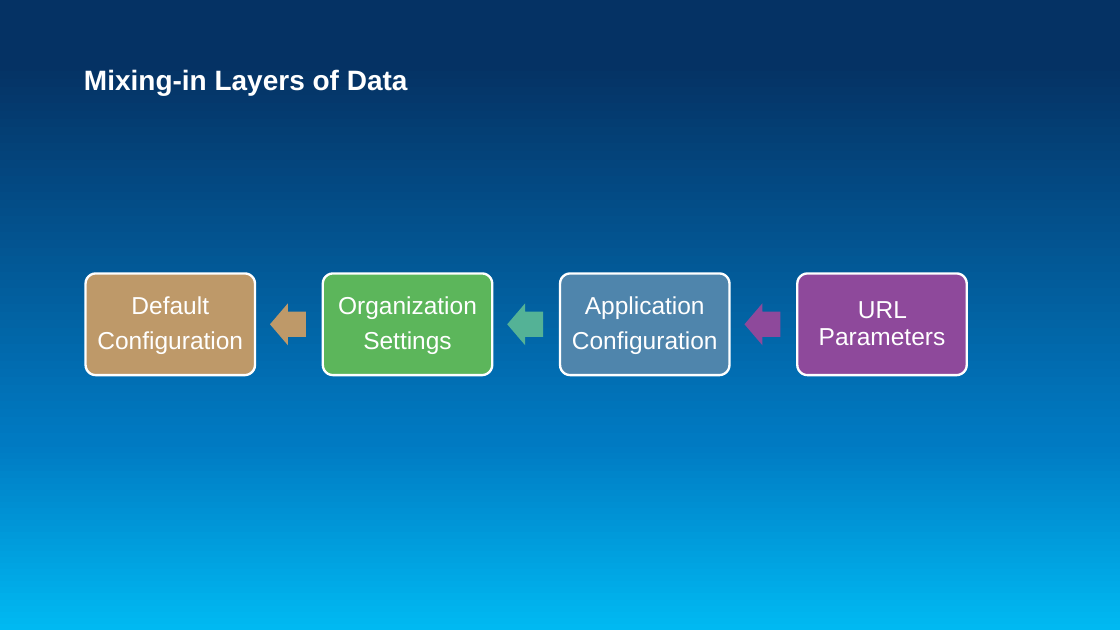
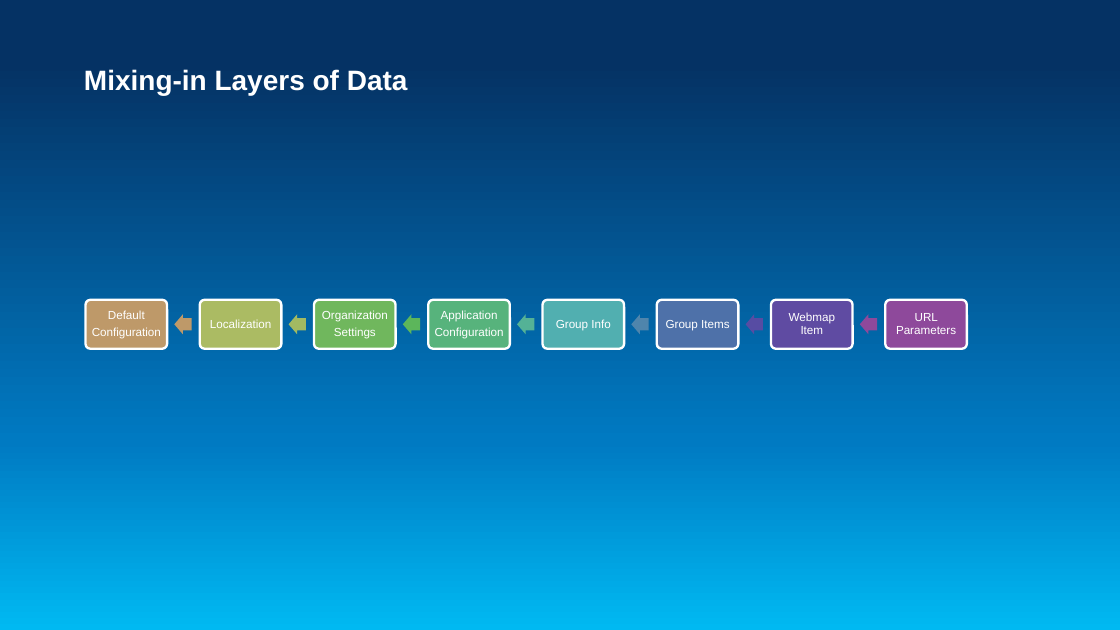
Before and after one commit to Esri/application-boilerplate-3x-js, a slide deck: slide 5 of boilerplate-slides.pptx. Drawn at 1120x630 pixels with LibreOffice and Linux fonts; fonts in the diff are those of the drawing. Boxes give left, top, right and bottom in pixels: in the first picture for what was removed or moved away, otherwise in the second. Text is boxed around its words. In the diff, an @@ line names an element or a change of style, - is before the commit and + after.

Commit message:
update powerpoint

```diff
--- a/boilerplate-slides.pptx
+++ b/boilerplate-slides.pptx
@@ rounded rectangle: place and size @@
-rounded rectangle at <box>86,274,255,376</box>
+rounded rectangle at <box>86,300,167,349</box>
@@ text "Default": place and size @@
-text "Default" at <box>97,296,243,354</box>
+text "Default" at <box>92,310,161,339</box>
@@ right arrow: place and size @@
-right arrow at <box>270,303,306,345</box>
+right arrow at <box>175,314,192,334</box>
@@ group added at <box>200,300,853,349</box>: 4 rounded rectangles, 4 texts, 4 right arrows @@
+Webmap Item
+Group Items
+Group Info
+Localization
@@ rounded rectangle: place and size @@
-rounded rectangle at <box>323,274,492,376</box>
+rounded rectangle at <box>314,300,396,349</box>
@@ rounded rectangle at <box>314,300,396,349</box>: fill #5CB65B to #70B75D @@
@@ text "Organization": place and size @@
-text "Organization" at <box>338,296,477,354</box>
+text "Organization" at <box>322,310,388,339</box>
@@ size 21 to 10 pt; less space between paragraphs in 4 elements at <box>92,310,161,339</box>, <box>896,313,956,334</box>, <box>322,310,388,339</box>, <box>435,310,504,339</box> @@
@@ text "Application": place and size @@
-text "Application" at <box>572,296,718,354</box>
+text "Application" at <box>435,310,504,339</box>
@@ right arrow: place and size @@
-right arrow at <box>507,303,544,345</box>
+right arrow at <box>518,314,535,334</box>
@@ rounded rectangle: place and size @@
-rounded rectangle at <box>560,274,730,376</box>
+rounded rectangle at <box>657,300,739,349</box>
@@ rounded rectangle at <box>657,300,739,349</box>: fill #4F85AC to #4E71A9 @@
@@ right arrow: place and size @@
-right arrow at <box>744,303,781,345</box>
+right arrow at <box>860,314,878,334</box>
@@ rounded rectangle: place and size @@
-rounded rectangle at <box>797,274,967,376</box>
+rounded rectangle at <box>886,300,967,349</box>
@@ text "URL Parameters": place and size @@
-text "URL Parameters" at <box>819,301,946,346</box>
+text "URL Parameters" at <box>896,313,956,334</box>
```
Also in this commit, not shown: 3 other slides changed.
